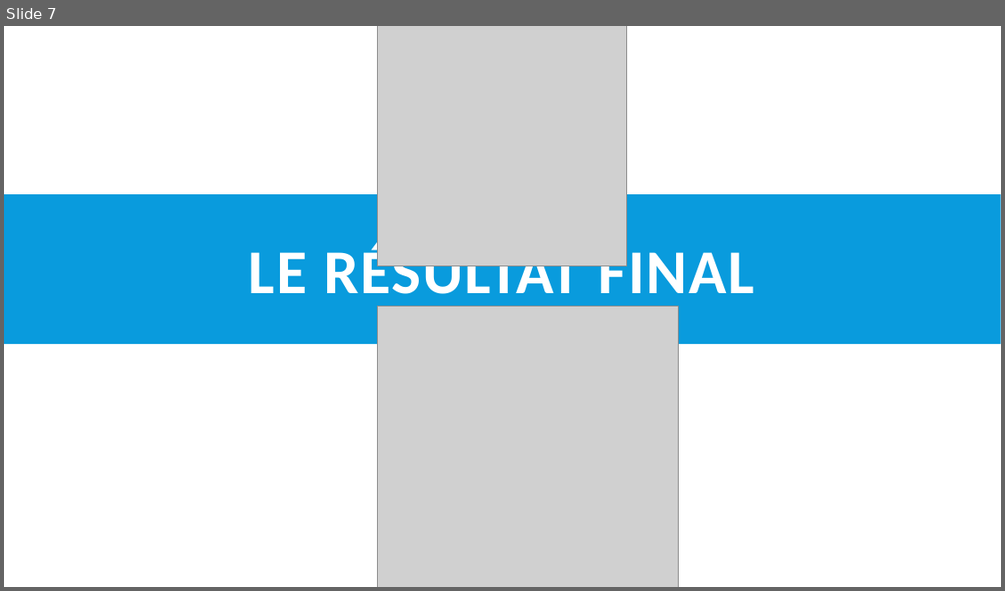
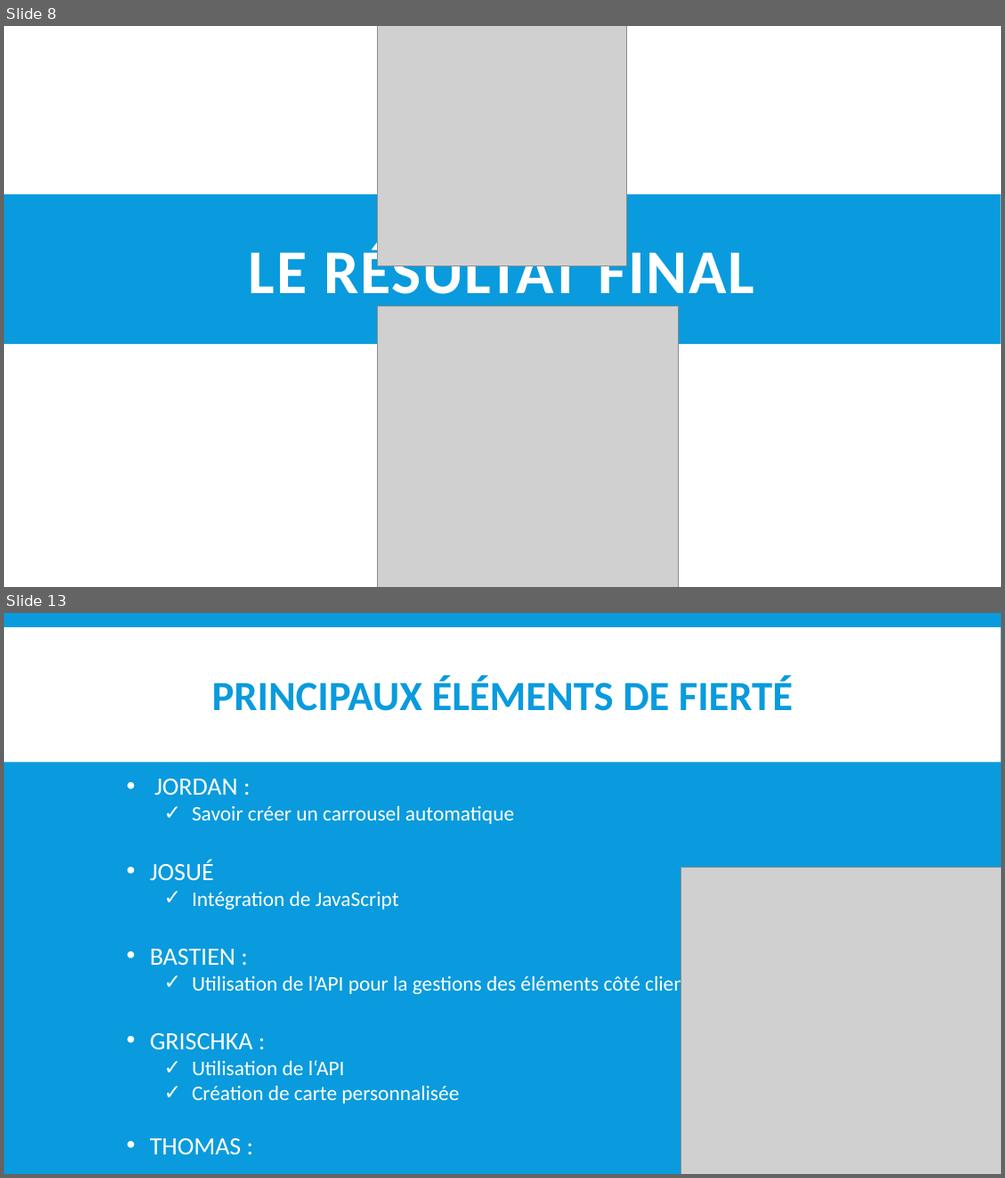
Before and after one commit to GrischK/EuroVelo-5, a slide deck: Ressources/Présentation Projet/Vélodyssée.pptx. Shown one above the other, each under a label of ours: slide 7 before the commit, slides 8 and 13 after it; the slides between them are not shown. The pictures are 1005x591 and 1005x1178 pixels, drawn with LibreOffice and Linux fonts; fonts in the diff are those of the drawing; grey boxes stand for pictures. Boxes give left, top, right and bottom in pixels: in the first picture for what was removed or moved away, otherwise in the second. Text is boxed around its words. In the diff, an @@ line names an element or a change of style, - is before the commit and + after.

```diff
--- a/Ressources/Présentation Projet/Vélodyssée.pptx
+++ b/Ressources/Présentation Projet/Vélodyssée.pptx
@@ slide 13 added at [4,613,1001,1174], background #099BDD @@
@@ rectangle added at [4,627,1001,762], fill #FFFFFF @@
@@ title added at [212,675,793,711], 40 pt, text #099BDD, bold @@
+PRINCIPAUX ÉLÉMENTS DE FIERTÉ
@@ text added at [150,779,691,1154], 20 pt, text #FFFFFF @@
+• JORDAN :
+  ✓ Savoir créer un carrousel automatique
+• JOSUÉ
+  ✓ Intégration de JavaScript
+• BASTIEN :
+  ✓ Utilisation de l’API pour la gestions des éléments côté client
+• GRISCHKA :
+  ✓ Utilisation de l‘API
+  ✓ Création de carte personnalisée
+• THOMAS :
@@ picture added at [680,867,1001,1174] @@
@@ what was slide 7 is now slide 8 @@
```
Also in this commit, not shown: 7 slides changed, 3 other slides added, 2 slides removed.
